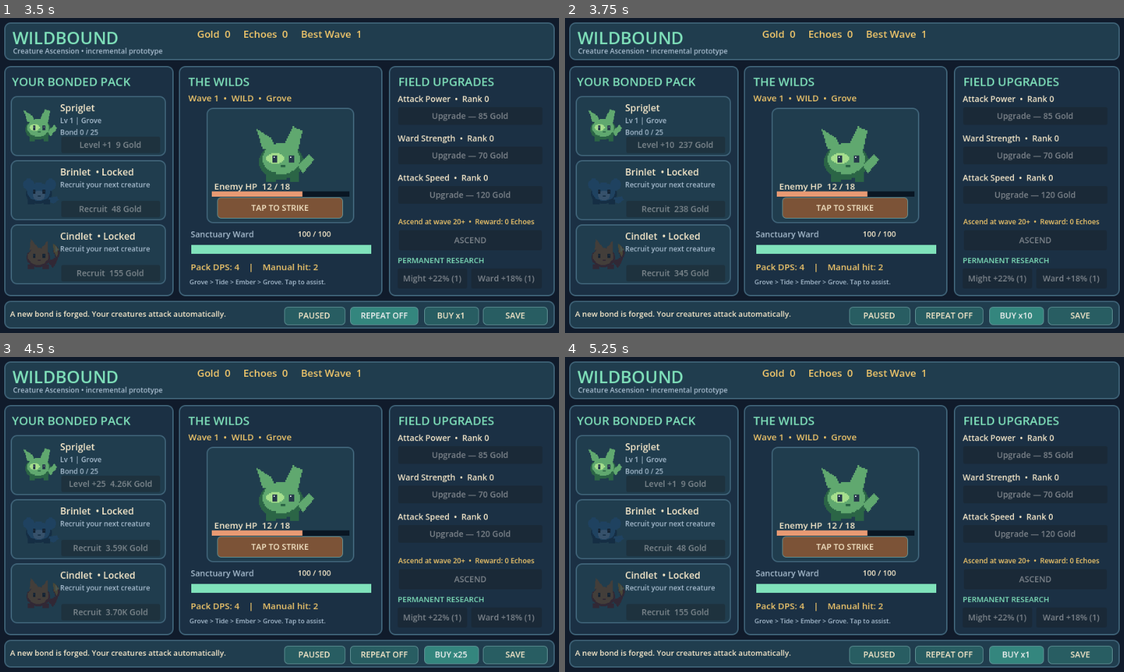
Above: before the commit, frames 1-4 (two rows, left to right).
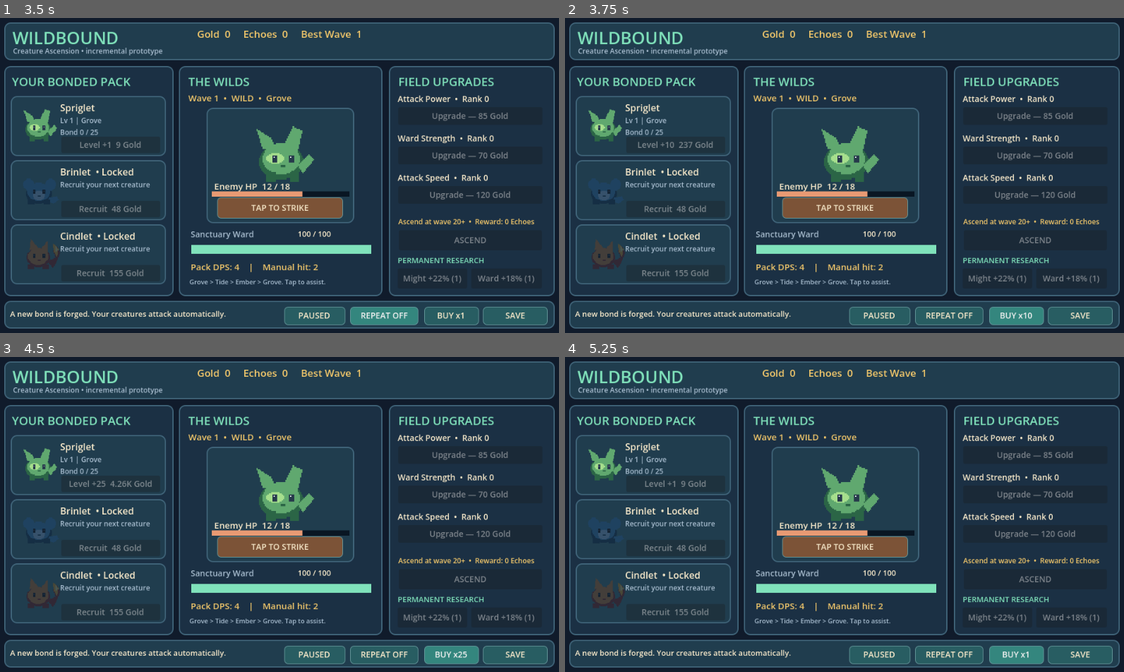
Above: after the commit, the same moments.

Repository: blushark5/Wildbound
Game: Godot game, scene res://scenes/incremental/wildbound_idle.tscn
Two runs of this game, one before a commit and one after it. Both use one fixed random seed, a clock stepped at 60 frames per second and the inputs below.
Inputs:
- Up to frame 1 (3.5 s): click "TAP TO STRIKE" at 0.5 s; click "AUTO ON" at 1.25 s; click "REPEAT OFF" at 2 s; click "REPEAT ON" at 2.75 s
- Up to frame 2 (3.75 s): click "BUY x1" at 3.5 s
- Up to frame 3 (4.5 s): click "BUY x10" at 4.25 s
- Up to frame 4 (5.25 s): click "BUY x25" at 5 s

Frame 1 is identical in both runs. In frame 2, 0.1% of the frame differs, in the area x 13-26%, y 59-83%; in frame 3, 0.3%, in the area x 13-27%, y 59-83%; in frame 4, nothing differs.

Commit message:
fix(ui): recruit a new creature at its single unlock cost even in buy-x10 mode

Diff:
--- a/scripts/incremental/main.gd
+++ b/scripts/incremental/main.gd
@@ -203,7 +203,7 @@
         var level: int = int(game.levels[kind])
         labels[kind+"_name"].text = game.species_name(kind) if level > 0 else str(ENGINE.SPECIES[kind]["name"])+"  • Locked"
         labels[kind+"_info"].text = ("Lv %d | %s\nBond %d / 25" % [level,str(ENGINE.SPECIES[kind]["element"]),int(game.bonds[kind])]) if level > 0 else "Recruit your next creature"
-        var cost: float = game.purchase_cost(kind,buy_batch)
+        var cost: float = game.purchase_cost(kind,buy_batch if level > 0 else 1)
         buttons["buy_"+kind].text = ("%s  %s Gold" % [("Level +" + str(buy_batch)) if level > 0 else "Recruit",_fmt(cost)])
         buttons["buy_"+kind].disabled = game.gold < cost
         _load_portrait(portraits[kind],kind)
